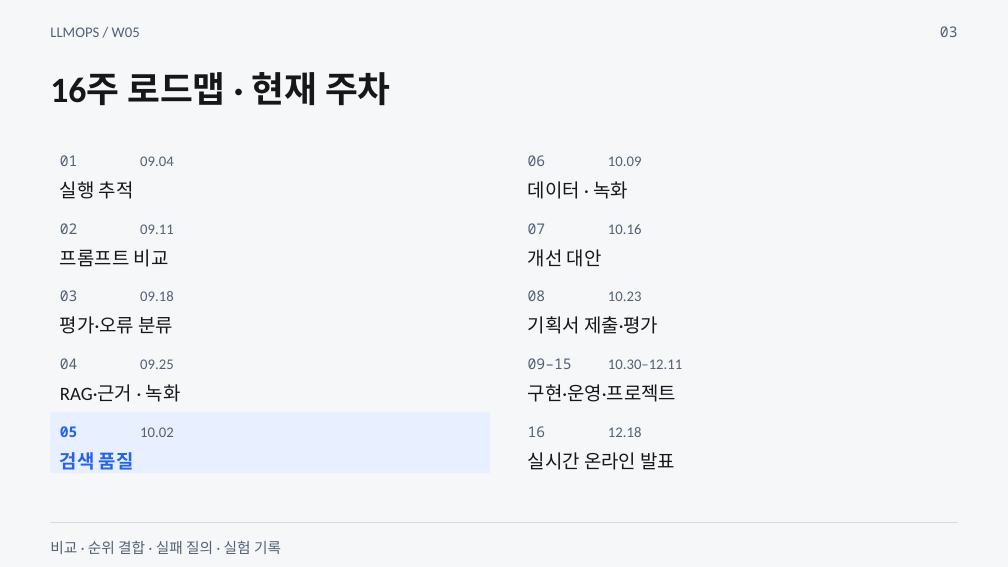
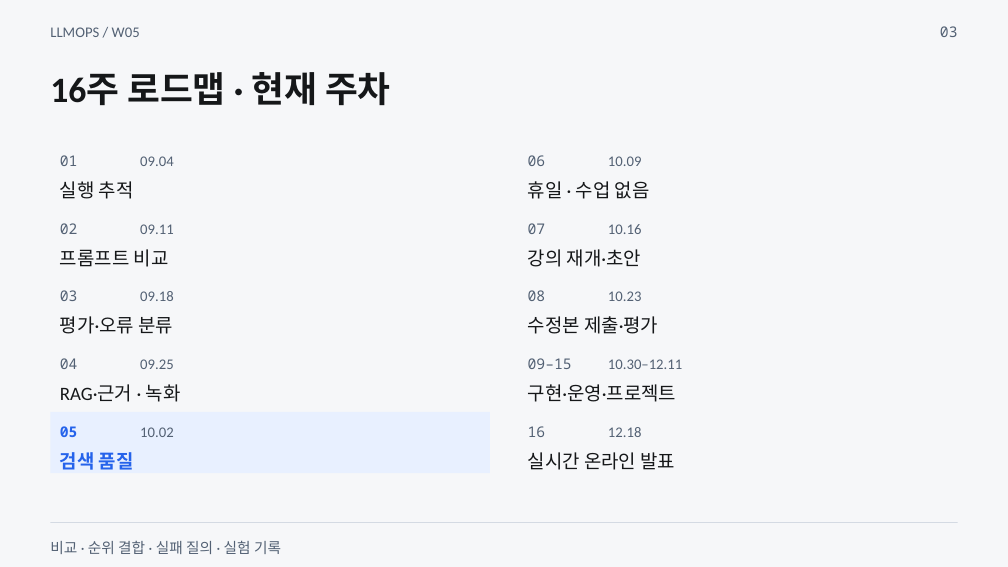
Before and after one commit to smilesjcha/llmops-16week, a slide deck: slide 3 of week05/lecture/05_week5_search_quality.pptx. Drawn at 1008x567 pixels with LibreOffice and Linux fonts; fonts in the diff are those of the drawing. Boxes give left, top, right and bottom in pixels: in the first picture for what was removed or moved away, otherwise in the second. Text is boxed around its words. In the diff, an @@ line names an element or a change of style, - is before the commit and + after.

```diff
--- a/week05/lecture/05_week5_search_quality.pptx
+++ b/week05/lecture/05_week5_search_quality.pptx
@@ text at [528, 181, 650, 199]: text changed @@
-데이터 · 녹화
+휴일 · 수업 없음
@@ text at [528, 249, 641, 267]: text changed @@
-개선 대안
+강의 재개·초안
@@ text at [528, 316, 658, 334]: text changed @@
-기획서 제출·평가
+수정본 제출·평가
```
Also in this commit, not shown: 69 other slides changed, 5 slides added, 46 other files.
